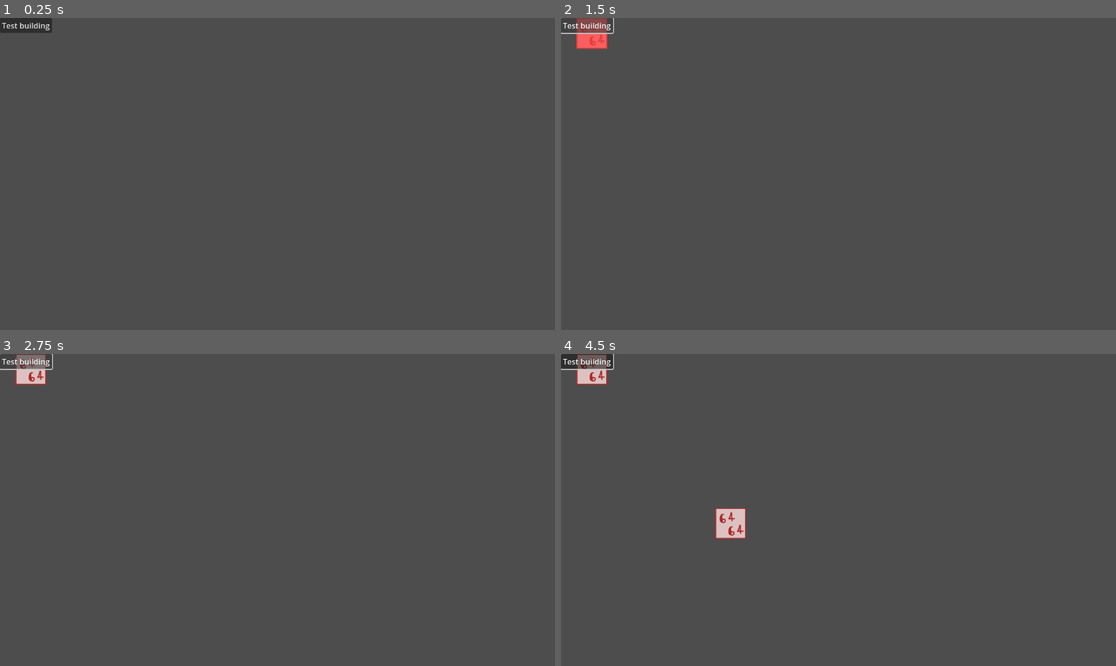
Above: before the commit, frames 1-4 (two rows, left to right).
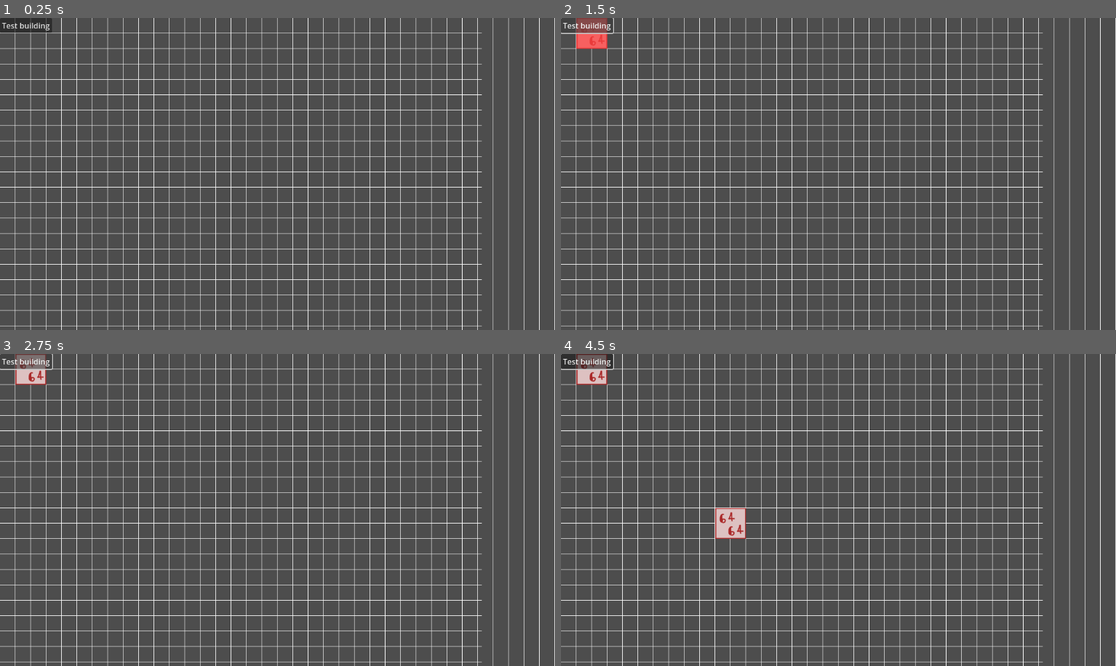
Above: after the commit, the same moments.

Repository: lacedon/western-town-sim
Game: Godot game, scene res://src/screens/game/game.tscn
The game is run twice, just before and just after one commit, with the same random seed, the same clock (stepped at 60 frames per second) and the same inputs.
Inputs (mouse positions are in pixels of both pictures, inside the frame that each line leads up to):
- Up to frame 1 (0.25 s): no input
- Up to frame 2 (1.5 s): click "Test building" at 0.5 s; click "Test building" at 1.25 s
- Up to frame 3 (2.75 s): click "Test building" at 2 s
- Up to frame 4 (4.5 s): tap Enter at 2.75, 4.25 s; move the mouse to (960, 494) at 2.77 s; click (960, 494) at 2.92 s; tap Space at 3.5 s; move the mouse to (727, 525) at 3.52 s; click (727, 525) at 3.67 s; move the mouse to (894, 441) at 4.27 s; click (894, 441) at 4.42 s

The runs differ from the first frame. In frame 1, 9.8% of the frame differs, in the area x 0-100%, y 0-100%; in frame 2, 9.7%; in frame 3, 9.7%; in frame 4, 9.6%.

Commit message:
Add base grid

Diff:
--- /dev/null
+++ b/src/components/grid/grid.gd
@@ -0,0 +1,17 @@
+extends Node2D
+
+func _ready() -> void:
+  for i in range(100):
+
+    var x_line = Line2D.new()
+    x_line.width = 1
+    var x_coordinate = i * GameConfig.tileSize.x
+    x_line.points = [Vector2(x_coordinate, 0), Vector2(x_coordinate, 1000)]
+
+    var y_line = Line2D.new()
+    y_line.width = 1
+    var y_coordinate = i * GameConfig.tileSize.y
+    y_line.points = [Vector2(0, y_coordinate), Vector2(1000, y_coordinate)]
+
+    add_child(x_line)
+    add_child(y_line)
--- /dev/null
+++ b/src/components/grid/grid.tscn
@@ -0,0 +1,8 @@
+[gd_scene load_steps=2 format=3 uid="uid://cxkurqrmxefm0"]
+
+[ext_resource type="Script" uid="uid://dv07hrmdiw5us" path="res://src/components/grid/grid.gd" id="1_thkp2"]
+
+[node name="Grid" type="Node2D"]
+script = ExtResource("1_thkp2")
+
+[node name="Line2D" type="Line2D" parent="."]
--- a/src/screens/game/game.tscn
+++ b/src/screens/game/game.tscn
@@ -1,9 +1,12 @@
-[gd_scene load_steps=3 format=3 uid="uid://b5466diq4clt8"]
+[gd_scene load_steps=4 format=3 uid="uid://b5466diq4clt8"]
 
 [ext_resource type="PackedScene" uid="uid://6ujnvld0no1a" path="res://src/ui/game/game.tscn" id="1_eyx8b"]
 [ext_resource type="PackedScene" uid="uid://pebggysscssr" path="res://src/components/builder/builder.tscn" id="1_sjmr0"]
+[ext_resource type="PackedScene" uid="uid://cxkurqrmxefm0" path="res://src/components/grid/grid.tscn" id="3_qmidl"]
 
 [node name="Game" type="Node2D"]
+
+[node name="Grid" parent="." instance=ExtResource("3_qmidl")]
 
 [node name="Buildings" type="Node2D" parent="."]
 
Not shown, added: src/components/grid/grid.gd.uid
